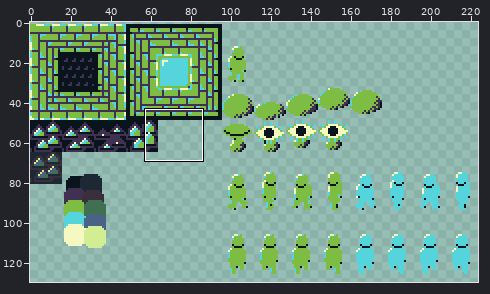
Edited in one commit: sprite sheet (images/sprites.png). The picture above shows the old version from afar; the outline marks the close-up.
Close-up. The starting point:
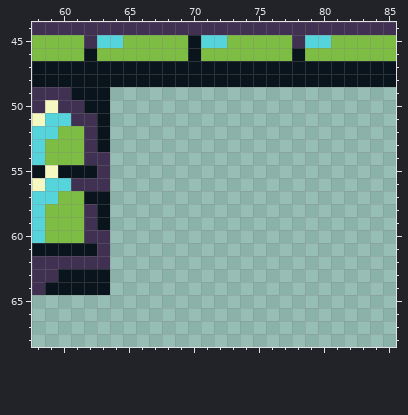
The file is 256x256 pixels. Shown: x 58..85, y 44..68. The old version is drawn lined up with the new one. The wide view leaves out empty margins.
Now the later version:
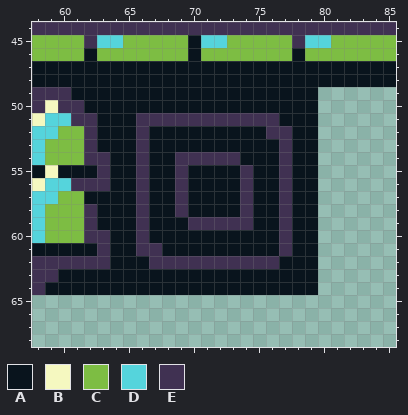
Palette (. is transparent): A #09141d  B #f5f8c0  C #7dbd43  D #55d4dc  E #403152
Edits made:
drawings rearranged on the sheet (the old picture shows each at its new place)
Changed rows in their new state; - is an unchanged pixel.
first column x 64:
49 AAAAAAAAAAAAAAAA
50 AAAAAAAAAAAAAAAA
51 AAEEEEEEEEEEEAAA
52 AAEAAAAAAAAAEEAA
53 AAEAAAAAAAAAAEAA
54 AAEAAEEEEEAAAEAA
55 AAEAAEAAAAEAAEAA
56 AAEAAEAAAAEAAEAA
57 AAEAAEAAAAEAAEAA
58 AAEAAEAAAAEAAEAA
59 AAEAAAEEEEEAAEAA
60 AAEAAAAAAAAAAEAA
61 AAEEAAAAAAAAAEAA
62 AAAEEEEEEEEEEAAA
63 AAAAAAAAAAAAAAAA
64 AAAAAAAAAAAAAAAA
